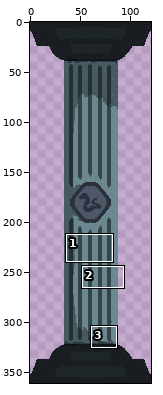
Sprite sheet: images/Pillar_3.png. Above, an overview of the earlier version with the close-up marked.
Close-up. Old version:
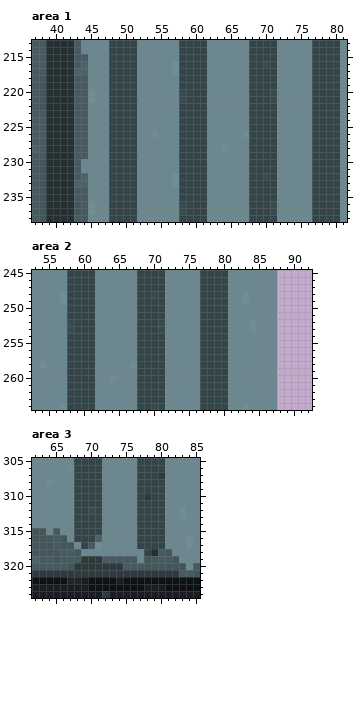
The file is 121x361 pixels. Pixels under 10% opacity are left out. Colours within 5 levels of each other are drawn and written as one. Shown: area 1: x 37..81, y 213..238; area 2: x 53..92, y 245..264; area 3: x 62..85, y 305..324. The commit also changed other parts of the picture, which this record leaves out.
After:
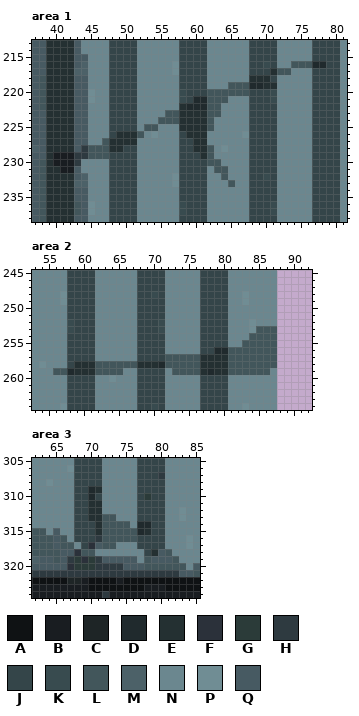
Palette (. is transparent): A #0f1214  B #191d21  C #1e2526  D #202a2d  E #243032  F #2b313a  G #2b3b39  H #2e3a40  J #344549  K #384b4f  L #42565b  M #4c6168  N #6b878f  P #708d94  Q #475a62
Edits made:
--- area 1
@@ x 37..81 @@
 215 QQEEEEQQNNNJJJJNNNNNNJJJJNNNNNNJJJJNNNNNJJJJN
-216 QQEEEEQMNNNJJJJNNNNNPJJJJNNNNNNJJKJNNNNNJJJJN
-217 QQEEEEMMNNNJJJJNNNNNPJJJJNNNNNNJJJJNNNNNJJJJN
-218 QLEEEEQQNNNJJJJNNNNNNJJJJNNNNNNJJJJNNNNNJJJJN
-219 QLEEEEQQNNNJJJJNNNNNNJJJJNNNNNNJJJJNNNNNJJJJN
-220 QLEEEEQQPNNJJJJNNNNNNKJJJNNNNNNJJJKNNNNNJJJJN
-221 QLEEEEQQPNNJJJJNNNNNNKJJJNNNNNNJJJKNNNNNJJJJN
-222 QLEEEEQQNNNJJJJNNNNNNJJJJNNNNNNJJJJNNNNNJJJJN
-223 QQEEEEQQNNNJJJJNNNNNNJJJJNNNNNNJJJJNNNNNJJJJN
-224 QQEEEEQQNNNJJJJNNNNNNJJJJNNNNNNJJJJNNNNNJJJJN
-225 QQEEEEQQNNNJJJJNNNNNNJJJJNNNNNNJJJJNNNNNJJJJN
-226 QQEEEEQQNNNJJJJNNPNNNJJJJNNNNNPJJJJNNNNNJJJJN
-227 QQEEEEQQNNNJJJJNNNNNNJJJJNNNNNNJJJJNNNNNJJJJN
-228 MQEEEEQQNNNJJJJNNNNNNJJJJNNPNNNJJJJNNNNNJJJJN
-229 QQEEEEQQNNNJJJJNNNNNNJJJJNNNNNNJJJJNNNNNJJJJN
-230 QLEEEEQNNNNJJJJNNNNNNJJJJNNNNNNJJJJNNNNNJJJJN
-231 QLEEEEQNNNNJJJJNNNNNNJJJJNNNNNNJJJJNNNNNJJJJN
-232 QLEEEEQMNNNJJJJNNNNNPJJJJNNNNNNJJKJNNNNNJJJJN
-233 QLEEEEMMNNNJJJJNNNNNPJJJJNNNNNNJJJJNNNNNJJJJN
+216 QQEEEEQMNNNJJJJNNNNNPJJJJNNNNNNJJKJNNLLLDDJJN
+217 QQEEEEMMNNNJJJJNNNNNPJJJJNNNNNNJJJELLNNNJJJJN
+218 QLEEEEQQNNNJJJJNNNNNNJJJJNNNNNNEEEJNNNNNJJJJN
+219 QLEEEEQQNNNJJJJNNNNNNJJJJNNNLLLDDEENNNNNJJJJN
+220 QLEEEEQQPNNJJJJNNNNNNKJJJLLLLLLJJJKNNNNNJJJJN
+221 QLEEEEQQPNNJJJJNNNNNNKJDDLLLNNNJJJKNNNNNJJJJN
+222 QLEEEEQQNNNJJJJNNNNNNEDDDLLNNNNJJJJNNNNNJJJJN
+223 QQEEEEQQNNNJJJJNNNNLLEEEELLNNNNJJJJNNNNNJJJJN
+224 QQEEEEQQNNNJJJJNNNLLLEEEELNNNNNJJJJNNNNNJJJJN
+225 QQEEEEQQNNNJJJJNLLNNNEEEELNNNNNJJJJNNNNNJJJJN
+226 QQEEEEQQNNNJEEELNPNNNJEEENNNNNPJJJJNNNNNJJJJN
+227 QQEEEEQQNNLEEEENNNNNNJJEENNNNNNJJJJNNNNNJJJJN
+228 MQEEEEQHLLLEEJJNNNNNNJJEELNPNNNJJJJNNNNNJJJJN
+229 QQEBBBHHLLLJJJJNNNNNNJJJELNNNNNJJJJNNNNNJJJJN
+230 QLEBBBHNNNNJJJJNNNNNNJJJJLLNNNNJJJJNNNNNJJJJN
+231 QLEEBBQNNNNJJJJNNNNNNJJJJNLLNNNJJJJNNNNNJJJJN
+232 QLEEEEQMNNNJJJJNNNNNPJJJJNNLNNNJJKJNNNNNJJJJN
+233 QLEEEEMMNNNJJJJNNNNNPJJJJNNNLNNJJJJNNNNNJJJJN
 234 QLEEEEQQNNNJJJJNNNNNNJJJJNNNNNNJJJJNNNNNJJJJN
--- area 2
@@ x 53..92 @@
 252 NNNNNKJJJNNNNNNJJJKNNNNNJJJJNNNPNNN.....
-253 NNNNNKJJJNNNNNNJJJKNNNNNJJJJNNNPNNN.....
-254 NNNNNJJJJNNNNNNJJJJNNNNNJJJJNNNNNNN.....
-255 NNNNNJJJJNNNNNNJJJJNNNNNJJJJNNNNNNN.....
-256 NNNNNJJJJNNNNNNJJJJNNNNNJJJJNNNNNNN.....
-257 NNNNNJJJJNNNNNNJJJJNNNNNJJJJNNNNNNN.....
-258 NPNNNJJJJNNNNNPJJJJNNNNNJJJJNNNNNNN.....
-259 NNNNNJJJJNNNNNNJJJJNNNNNJJJJNNNNNNN.....
+253 NNNNNKJJJNNNNNNJJJKNNNNNJJJJNNNPLLL.....
+254 NNNNNJJJJNNNNNNJJJJNNNNNJJJJNNNLLLL.....
+255 NNNNNJJJJNNNNNNJJJJNNNNNJJJJNNLLLLL.....
+256 NNNNNJJJJNNNNNNJJJJNNNNNJJDDLLLLLLL.....
+257 NNNNNJJJJNNNNNNJJJJLLLLLEEEELLLLLLL.....
+258 NPNNNJEEELLLLLLEEEDLLLLLEEEELLLLLLL.....
+259 NNNLLDEEELLLLNNJJJJNLLLLEDEELLLLLLN.....
 260 NNNNNJJJJNNPNNNJJJJNNNNNJJJJNNNNNNN.....
--- area 3
@@ x 65..80 @@
 308 NNNJJJJNNNNNJJJJ
-309 NNNJJJJNNNNNJJJJ
-310 NNNJJJJNNNNNJGJJ
-311 NNNJJJJNNNNNJJJJ
-312 NNNJJKJNNNNNJJJJ
-313 NNNJJJJNNNNNJJJJ
-314 NNNJJJJNNNNNJJJJ
-315 QNNJJJJNNNNNJJJJ
-316 QLNJJJMNNNNNJJJJ
-317 QLLNJQPNNNNNJJJJ
-318 LQQLNNNNNNNNNJEQ
-319 LQQQGGHQQQQQNLQQ
-320 QQLGGGHHHHQQQLLL
+309 NNNJJDENNNNNJJJJ
+310 NNNJJDJNNNNNJGJJ
+311 NNNJJEENNNNNJJJJ
+312 NNNJJEENNNNNJJJJ
+313 NNNJJEELLNNNJJJJ
+314 NNNJJJELLLLNDDJJ
+315 QNNJJJELLLLLDEJJ
+316 QLNJJJHLLLLLJJJJ
+317 QLLNJFQLLNNNJJJJ
+318 LQQFLLNNNNNNNJEQ
+319 LQHGFGHQQQQQNLQQ
+320 QQFGGGHHHHQQQLLL
 321 HHHHHHHHHHHHHHHH
Boxes around the changes in both close-ups, in picture pixels (x1, y1, x2, y2):
changed: (53, 61, 326, 187)
changed: (53, 326, 277, 375)
changed: (67, 486, 151, 570)
